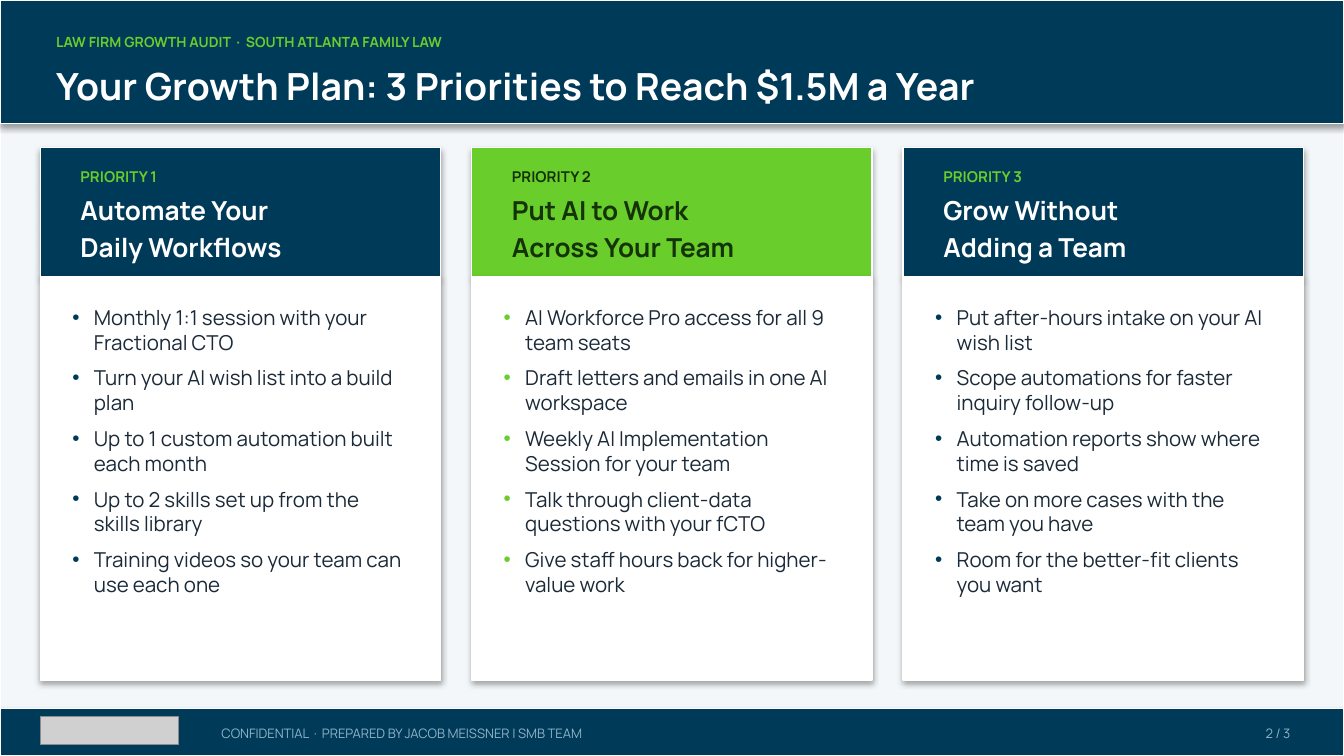
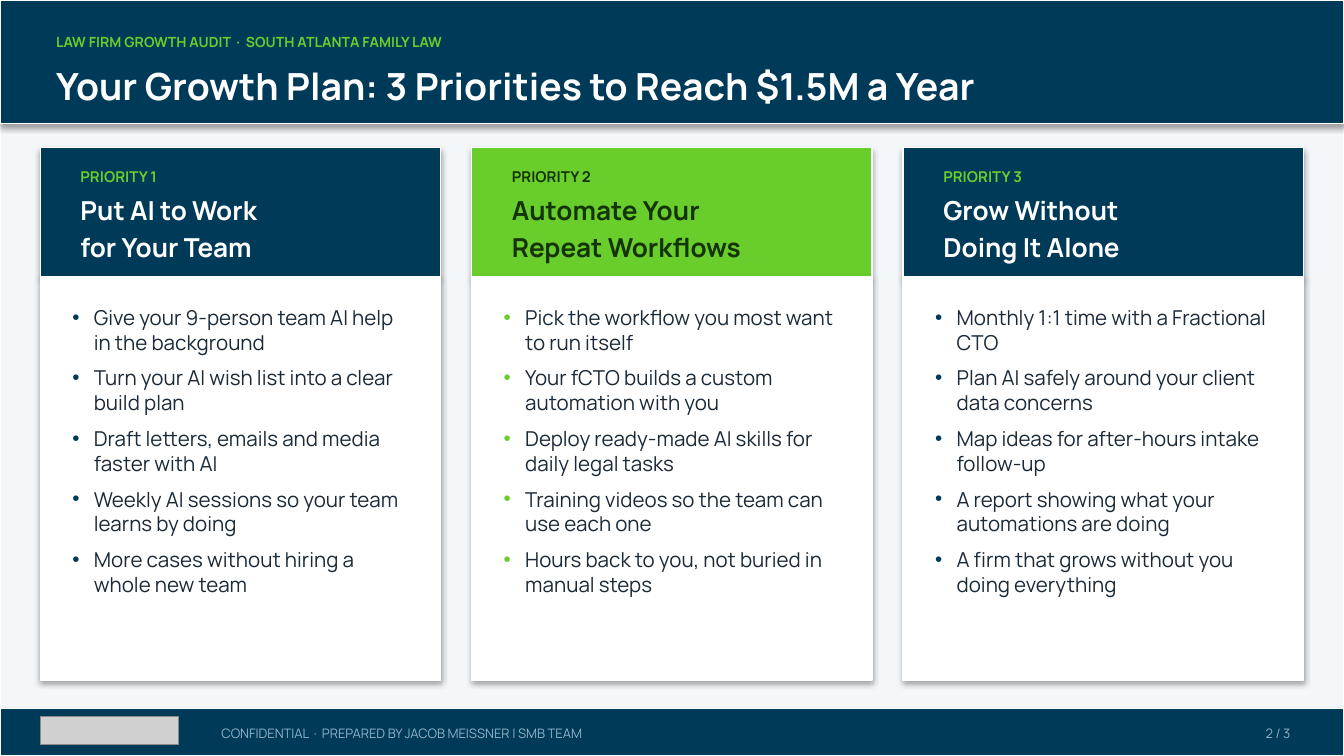
Before and after one commit to SMB-Team-Technology/workwith-smbteam, a slide deck: slide 2 of south-atlanta-family-law/SouthAtlantaFamilyLaw_November52026_Proposal.pptx. Drawn at 1344x756 pixels with LibreOffice and Linux fonts; fonts in the diff are those of the drawing; grey boxes stand for pictures. Boxes give left, top, right and bottom in pixels: in the first picture for what was removed or moved away, otherwise in the second. Text is boxed around its words. In the diff, an @@ line names an element or a change of style, - is before the commit and + after.

```diff
--- a/south-atlanta-family-law/SouthAtlantaFamilyLaw_November52026_Proposal.pptx
+++ b/south-atlanta-family-law/SouthAtlantaFamilyLaw_November52026_Proposal.pptx
@@ text at (80, 201, 257, 221): text changed @@
-Automate Your
+Put AI to Work
@@ text at (512, 201, 700, 221): text changed @@
-Put AI to Work
+Automate Your
@@ text at (80, 237, 252, 258): text changed @@
-Daily Workflows
+for Your Team
@@ text at (512, 238, 741, 264): text changed @@
-Across Your Team
+Repeat Workflows
@@ text at (943, 237, 1120, 264): text changed @@
-Adding a Team
+Doing It Alone
@@ text at (94, 310, 399, 593): text changed @@
-• Monthly 1:1 session with your Fractional CTO
-• Turn your AI wish list into a build plan
-• Up to 1 custom automation built each month
-• Up to 2 skills set up from the skills library
-• Training videos so your team can use each one
+• Give your 9-person team AI help in the background
+• Turn your AI wish list into a clear build plan
+• Draft letters, emails and media faster with AI
+• Weekly AI sessions so your team learns by doing
+• More cases without hiring a whole new team
@@ text at (525, 310, 833, 597): text changed @@
-• AI Workforce Pro access for all 9 team seats
-• Draft letters and emails in one AI workspace
-• Weekly AI Implementation Session for your team
-• Talk through client-data questions with your fCTO
-• Give staff hours back for higher-value work
+• Pick the workflow you most want to run itself
+• Your fCTO builds a custom automation with you
+• Deploy ready-made AI skills for daily legal tasks
+• Training videos so the team can use each one
+• Hours back to you, not buried in manual steps
@@ text at (957, 310, 1266, 598): text changed @@
-• Put after-hours intake on your AI wish list
-• Scope automations for faster inquiry follow-up
-• Automation reports show where time is saved
-• Take on more cases with the team you have
-• Room for the better-fit clients you want
+• Monthly 1:1 time with a Fractional CTO
+• Plan AI safely around your client data concerns
+• Map ideas for after-hours intake follow-up
+• A report showing what your automations are doing
+• A firm that grows without you doing everything
```
Also in this commit, not shown: 2 other slides changed, 1 other file.
